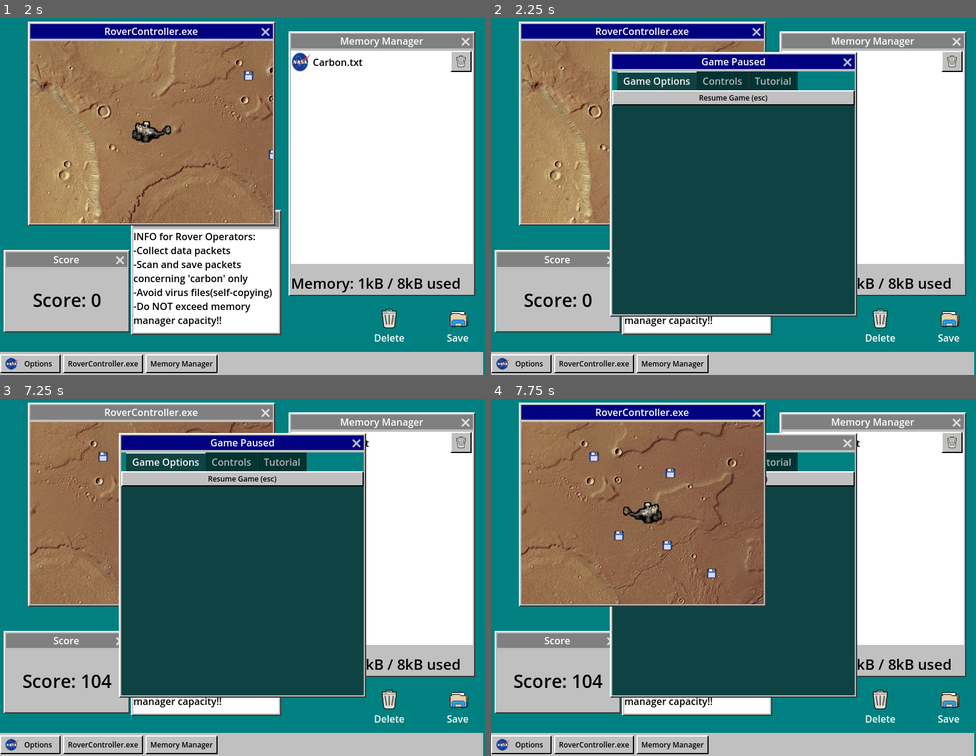
Above: before the commit, frames 1-4 (two rows, left to right).
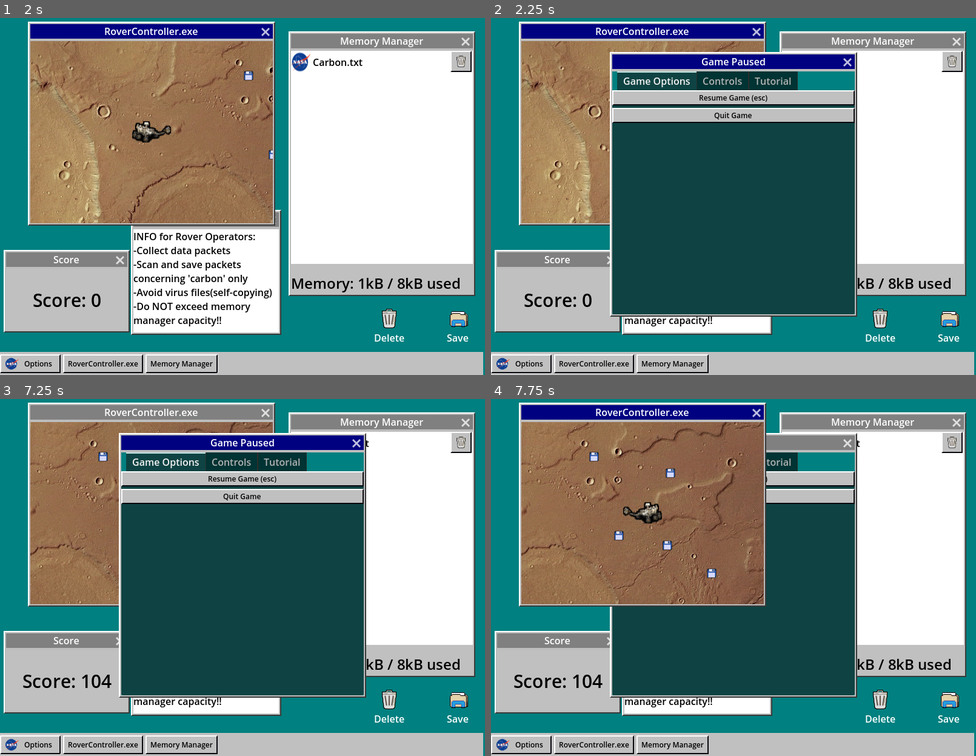
Above: after the commit, the same moments.

Repository: jerrutledge/Mars-Roverflow
Game: Godot game, scene res://scenes/Desktop.tscn
The game is run twice, just before and just after one commit, with the same random seed, the same clock (stepped at 60 frames per second) and the same inputs.
Inputs (mouse positions are in pixels of both pictures, inside the frame that each line leads up to):
- Up to frame 1 (2 s): click "RoverController.exe" at 0.5 s; click "Memory Manager" at 1.25 s
- Up to frame 2 (2.25 s): click "Options" at 2 s
- Up to frame 3 (7.25 s): click "Resume Game (esc)" at 2.75 s; move the mouse to (349, 556) at 3.52 s; hold D (rover_right) 3.53-4.25 s; hold Backspace (delete) 3.53-4.25 s; click (349, 556) at 3.67 s; drag from (145, 591) to (121, 456) at 4.27 s; move the mouse to (291, 495) at 5.02 s; hold D (rover_right) 5.03-5.75 s; hold Backspace (delete) 5.03-5.75 s; drag from (218, 645) to (14, 534) at 5.77 s; move the mouse to (388, 627) at 6.52 s; hold A (rover_left) from 6.53 s (still down); hold Backspace (delete) from 6.53 s (still down); tap Escape (ui_cancel) at 7.15 s
- Up to frame 4 (7.75 s): release A (rover_left) at 7.25 s; release Backspace (delete) at 7.25 s; drag from (588, 520) to (874, 531) at 7.27 s

Frame 1 is identical in both runs. In frame 2, 2.1% of the frame differs, in the area x 25-75%, y 25-30%; in frame 3, 2.1%; in frame 4, 0.8%.

Commit message:
Add quit button

Diff:
--- a/scenes/PauseMenu.tscn
+++ b/scenes/PauseMenu.tscn
@@ -22,9 +22,13 @@
 [node name="Game Options" type="VBoxContainer" parent="TabContainer"]
 layout_mode = 2
 
-[node name="Button" type="Button" parent="TabContainer/Game Options"]
+[node name="ResumeButton" type="Button" parent="TabContainer/Game Options"]
 layout_mode = 2
 text = "Resume Game (esc)"
+
+[node name="QuitButton" type="Button" parent="TabContainer/Game Options"]
+layout_mode = 2
+text = "Quit Game"
 
 [node name="Controls" type="VBoxContainer" parent="TabContainer"]
 visible = false
@@ -50,4 +54,5 @@
 text = "You are piloting a rover through mars. Your objective is to collect as much data as possible, but there are aliens who are trying to overload your memory with viruses and useless data. Discard the viruses and save the data that contains the word 'carbon'. "
 
 [connection signal="close_requested" from="." to="." method="_on_resume_button_pressed"]
-[connection signal="pressed" from="TabContainer/Game Options/Button" to="." method="_on_resume_button_pressed"]
+[connection signal="pressed" from="TabContainer/Game Options/ResumeButton" to="." method="_on_resume_button_pressed"]
+[connection signal="pressed" from="TabContainer/Game Options/QuitButton" to="." method="_on_quit_button_pressed"]
--- a/src/PauseMenu.gd
+++ b/src/PauseMenu.gd
@@ -6,3 +6,7 @@
 func _on_resume_button_pressed():
 	get_tree().paused = false
 	queue_free()
+
+
+func _on_quit_button_pressed():
+	get_tree().quit()
